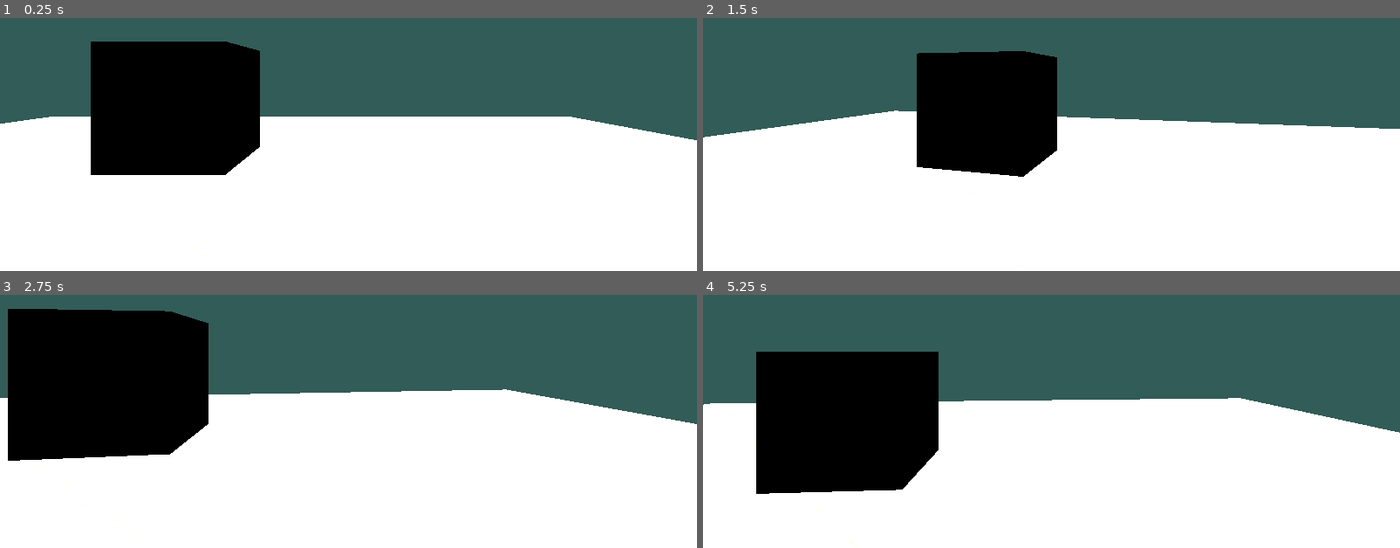
Above: before the commit, frames 1-4 (two rows, left to right).
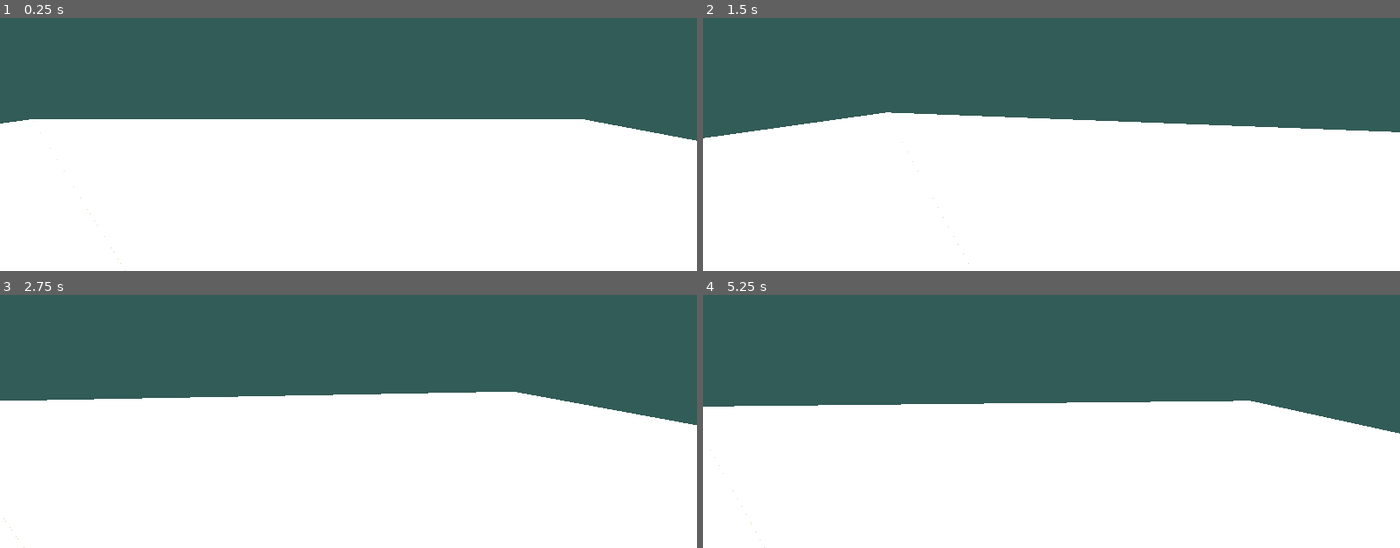
Above: after the commit, the same moments.

Repository: MonkeeyWEB/Godot-Project
Game: Godot game, scene res://node_3d.tscn
The game is run twice, just before and just after one commit, with the same random seed, the same clock (stepped at 60 frames per second) and the same inputs. Sound files missing from this copy of the repository are replaced by a short silence.
Inputs (mouse positions are in pixels of both pictures, inside the frame that each line leads up to):
- Up to frame 1 (0.25 s): no input
- Up to frame 2 (1.5 s): tap Enter (ui_accept) at 0.5, 0.77, 1.25 s; move the mouse to (1086, 73) at 0.52 s; hold W (avancer) from 0.53 s (still down); tap S (reculer) at 0.6, 1.35 s; move the mouse to (1016, 76) at 1.27 s
- Up to frame 3 (2.75 s): keep holding W (avancer); tap Enter (ui_accept) at 1.52, 2 s; move the mouse to (362, 345) at 2.02 s; tap S (reculer) at 2.1 s
- Up to frame 4 (5.25 s): keep holding W (avancer); tap Enter (ui_accept) at 2.75, 3.02, 3.5, 3.77, 4.25, 4.52 s; move the mouse to (1044, 358) at 2.77 s; tap S (reculer) every 0.75 s from 2.85 to 5.1 s; move the mouse to (1100, 355) at 3.52 s; move the mouse to (995, 348) at 4.27 s; move the mouse to (1058, 353) at 5.02 s

The runs differ from the first frame. In frame 1, 13% of the frame differs, in the area x 0-100%, y 9-100%; in frame 2, 10%; in frame 3, 17%, in the area x 0-100%, y 5-100%; in frame 4, 15%.
Error in both runs: Invalid access to property or key 'playing' on a base object of type 'null instance'. (res://character_body_3d.gd:33)

Commit message:
camera commit

Diff:
--- a/node_3d.tscn
+++ b/node_3d.tscn
@@ -1,8 +1,6 @@
-[gd_scene load_steps=9 format=3 uid="uid://bw7hpfcvakht8"]
+[gd_scene load_steps=7 format=3 uid="uid://bw7hpfcvakht8"]
 
 [ext_resource type="PackedScene" uid="uid://bgkc0hu54tuoo" path="res://player.tscn" id="1_rltks"]
-[ext_resource type="Script" path="res://csg_box_3d.gd" id="2_c1g2k"]
-[ext_resource type="AudioStream" uid="uid://bghwhoeafxupm" path="res://breath-in-242641.mp3" id="2_twlm6"]
 
 [sub_resource type="StandardMaterial3D" id="StandardMaterial3D_77hj7"]
 albedo_color = Color(0.331098, 0.247018, 0.109262, 1)
@@ -58,7 +56,7 @@
 
 [node name="DirectionalLight3D" type="DirectionalLight3D" parent="."]
 transform = Transform3D(1, 0, 0, 0, -0.0619886, 0.998077, 0, -0.998077, -0.0619886, -3.22097, 9.32032, -1.17369)
-light_energy = 16.0
+light_energy = 5.0
 
 [node name="global colision" type="CSGCombiner3D" parent="."]
 use_collision = true
@@ -83,13 +81,5 @@
 transform = Transform3D(1, 0, 0, 0, 1, 0, 0, 0, 1, -9.97504, 7.14948, -0.311876)
 size = Vector3(0.214722, 14.4202, 20.8408)
 
-[node name="CSGBox3D" type="CSGBox3D" parent="."]
-transform = Transform3D(1, 0, 0, 0, 1, 0, 0, 0, 1, 0, 1.32813, 0)
-script = ExtResource("2_c1g2k")
-
-[node name="AudioStreamPlayer3D" type="AudioStreamPlayer3D" parent="CSGBox3D"]
-transform = Transform3D(1, 0, 0, 0, 1, 0, 0, 0, 1, 0.0472138, -0.139036, 0.223715)
-stream = ExtResource("2_twlm6")
-volume_db = 24.286
-
-[connection signal="finished" from="CSGBox3D/AudioStreamPlayer3D" to="CSGBox3D" method="_on_audio_stream_player_3d_finished"]
+[node name="AudioStreamPlayer3D" type="AudioStreamPlayer3D" parent="."]
+transform = Transform3D(1, 0, 0, 0, 1, 0, 0, 0, 1, 7.25447, 1.54157, 5.71529)
--- a/player.tscn
+++ b/player.tscn
@@ -11,7 +11,7 @@
 script = ExtResource("1_ux3au")
 
 [node name="Camera3D" type="Camera3D" parent="CharacterBody3D"]
-transform = Transform3D(1, 0, 0, 0, 1, 0, 0, 0, 1, 0, 0.536976, 0.221873)
+transform = Transform3D(1, 0, 0, 0, 1, 0, 0, 0, 1, 0.0395595, 0.536976, -0.485182)
 fov = 60.0
 
 [node name="CollisionShape3D" type="CollisionShape3D" parent="CharacterBody3D"]
